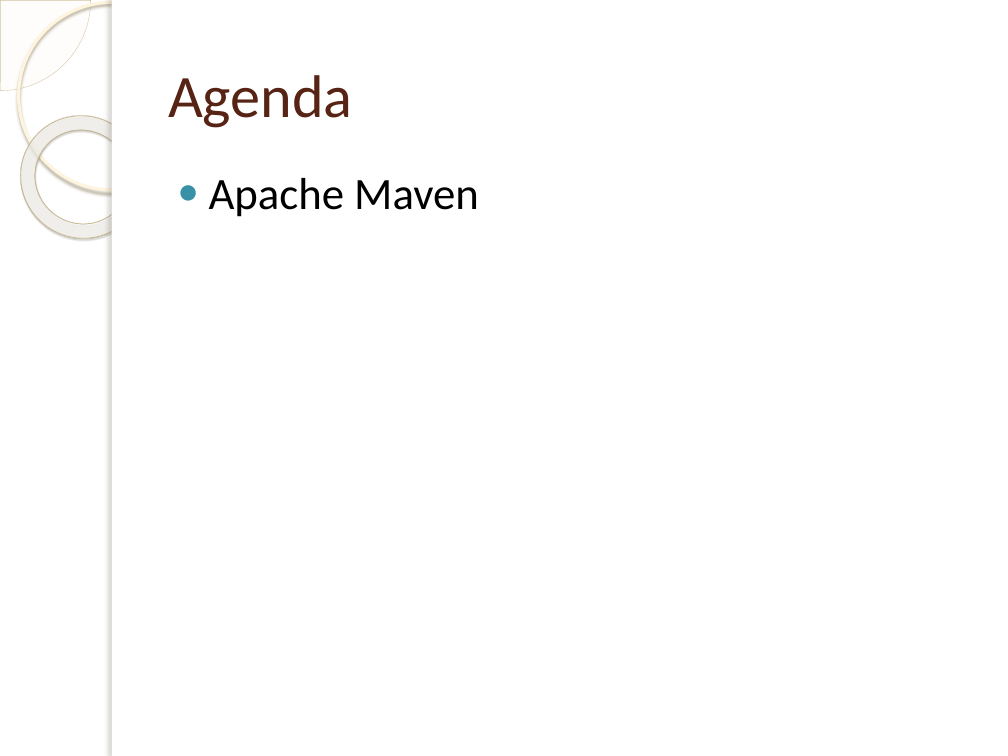
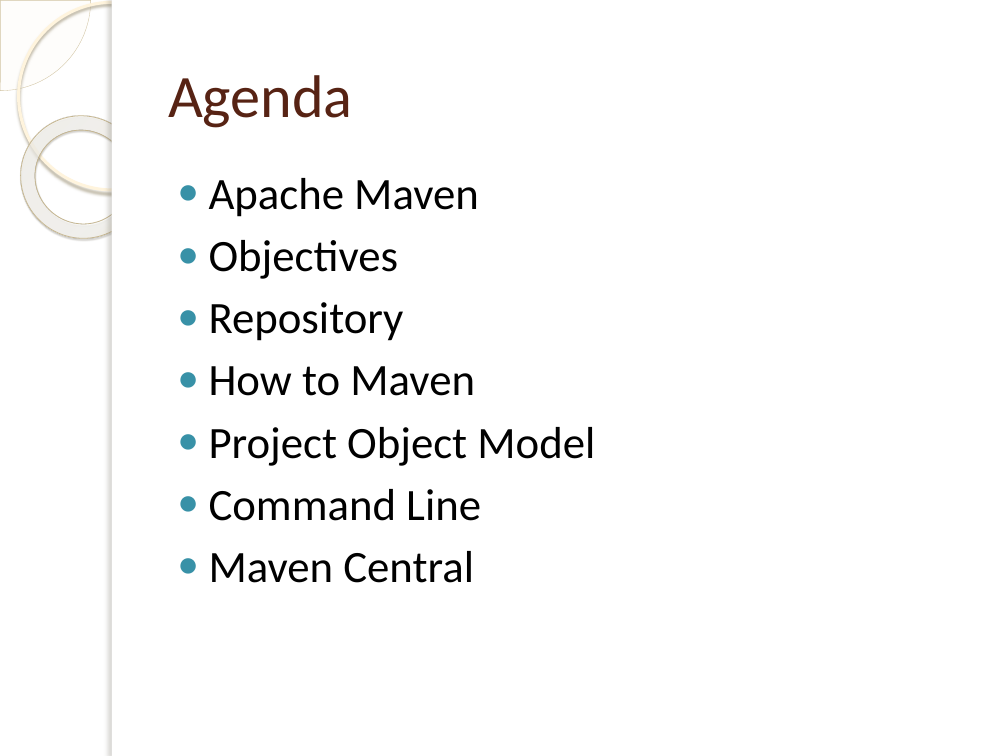
Before and after one commit to tassun/train-maven, a slide deck: slide 2 of Introduction to Maven.pptx. Drawn at 1008x756 pixels with LibreOffice and Linux fonts; fonts in the diff are those of the drawing; background and template pictures are left out. Boxes give left, top, right and bottom in pixels: in the first picture for what was removed or moved away, otherwise in the second. Text is boxed around its words. In the diff, an @@ line names an element or a change of style, - is before the commit and + after.

```diff
--- a/Introduction to Maven.pptx
+++ b/Introduction to Maven.pptx
@@ text at (x1=209, y1=240, x2=595, y2=583): paragraphs added @@
+● Objectives
+● Repository
+● How to Maven
+● Project Object Model
+● Command Line
+● Maven Central
```
Also in this commit, not shown: 1 other slide changed, 19 slides added, 1 other file.
